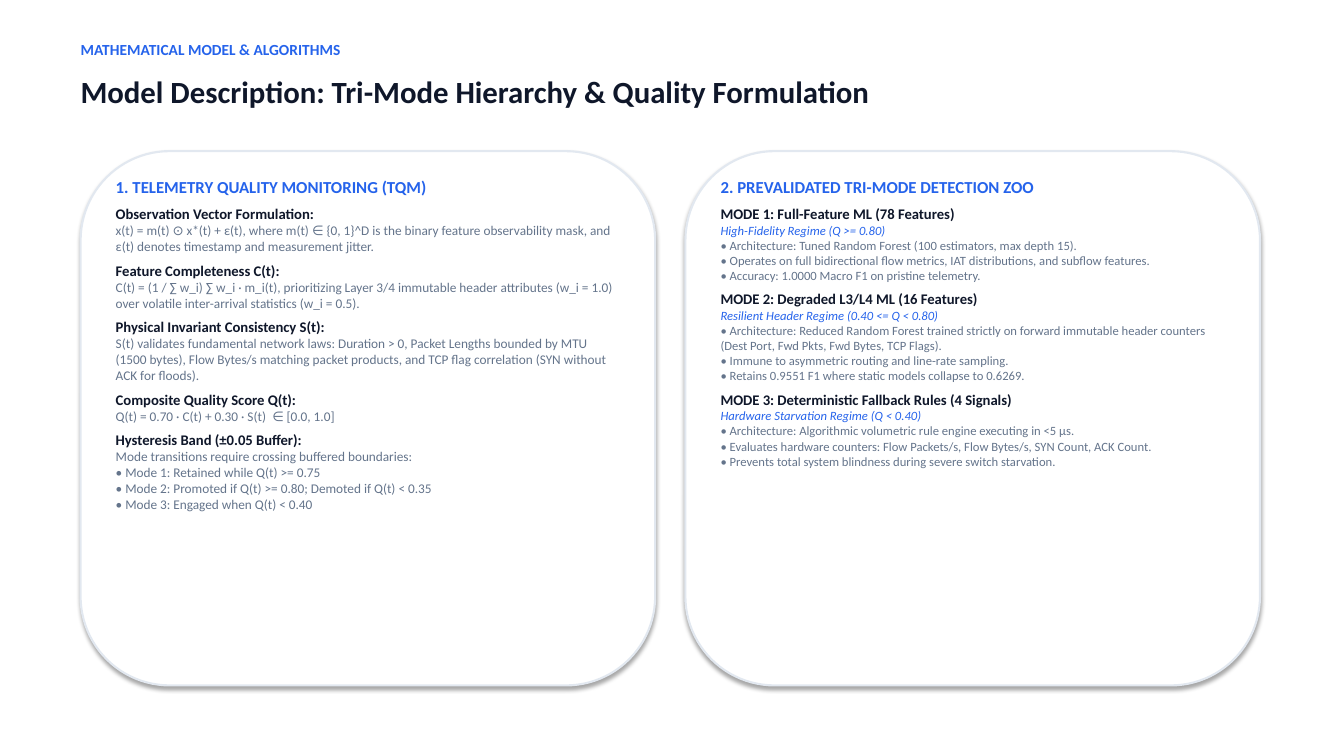
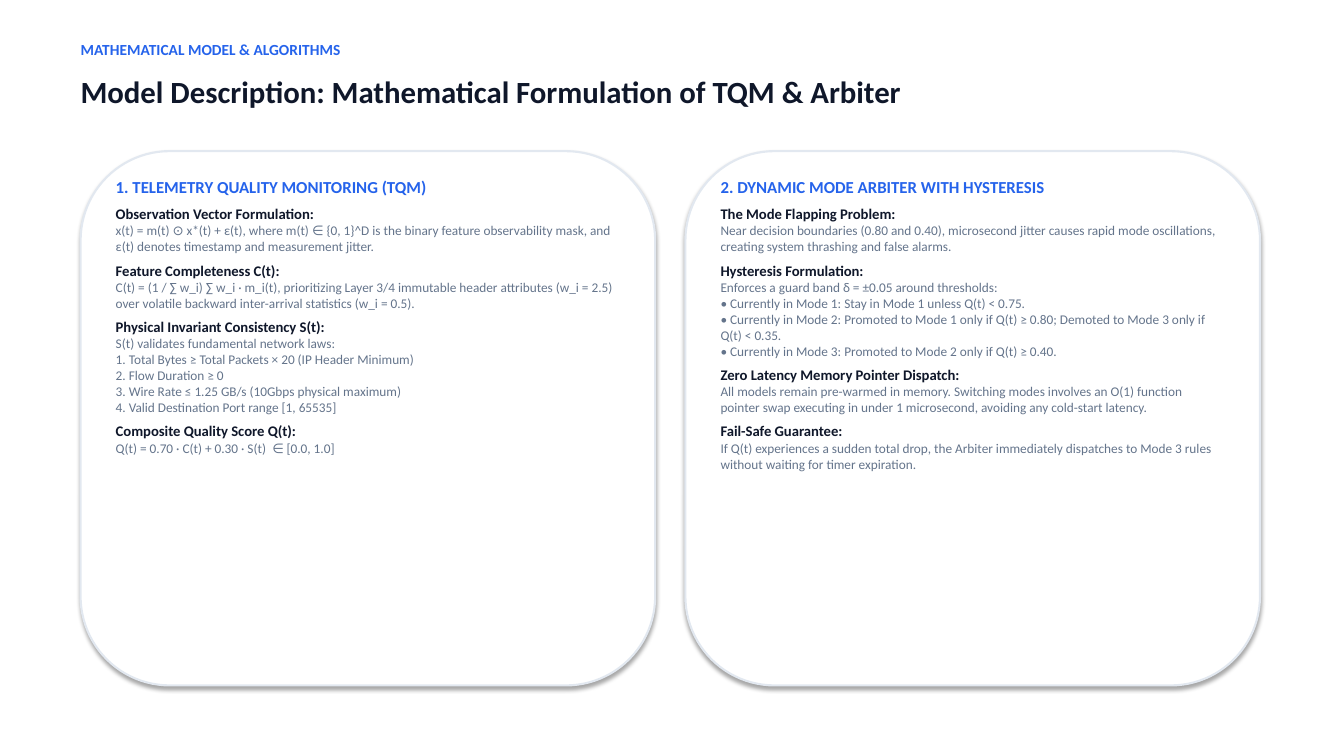
Before and after one commit to THARAKESHA/resilient-nidps, a slide deck: slide 8 of Telemetry_Aware_Resilient_NIDPS_Review1.pptx (slide 7 before the commit). Drawn at 1344x756 pixels with LibreOffice and Linux fonts; fonts in the diff are those of the drawing. Boxes give left, top, right and bottom in pixels: in the first picture for what was removed or moved away, otherwise in the second. Text is boxed around its words. In the diff, an @@ line names an element or a change of style, - is before the commit and + after.

```diff
--- a/Telemetry_Aware_Resilient_NIDPS_Review1.pptx
+++ b/Telemetry_Aware_Resilient_NIDPS_Review1.pptx
@@ text at [81, 81, 900, 108]: text changed @@
-Model Description: Tri-Mode Hierarchy & Quality Formulation
+Model Description: Mathematical Formulation of TQM & Arbiter
@@ text at [721, 182, 1215, 471]: text changed; size 9 to 9.5 pt @@
-2. PREVALIDATED TRI-MODE DETECTION ZOO
-MODE 1: Full-Feature ML (78 Features)
-High-Fidelity Regime (Q >= 0.80)
-• Architecture: Tuned Random Forest (100 estimators, max depth 15).
-• Operates on full bidirectional flow metrics, IAT distributions, and subflow features.
-• Accuracy: 1.0000 Macro F1 on pristine telemetry.
-MODE 2: Degraded L3/L4 ML (16 Features)
-Resilient Header Regime (0.40 <= Q < 0.80)
-• Architecture: Reduced Random Forest trained strictly on forward immutable header counters (Dest Port, Fwd Pkts, Fwd Bytes, TCP Flags).
-• Immune to asymmetric routing and line-rate sampling.
-• Retains 0.9551 F1 where static models collapse to 0.6269.
-MODE 3: Deterministic Fallback Rules (4 Signals)
-Hardware Starvation Regime (Q < 0.40)
-• Architecture: Algorithmic volumetric rule engine executing in <5 µs.
-• Evaluates hardware counters: Flow Packets/s, Flow Bytes/s, SYN Count, ACK Count.
-• Prevents total system blindness during severe switch starvation.
+2. DYNAMIC MODE ARBITER WITH HYSTERESIS
+The Mode Flapping Problem:
+Near decision boundaries (0.80 and 0.40), microsecond jitter causes rapid mode oscillations, creating system thrashing and false alarms.
+Hysteresis Formulation:
+Enforces a guard band δ = ±0.05 around thresholds:
+• Currently in Mode 1: Stay in Mode 1 unless Q(t) < 0.75.
+• Currently in Mode 2: Promoted to Mode 1 only if Q(t) ≥ 0.80; Demoted to Mode 3 only if Q(t) < 0.35.
+• Currently in Mode 3: Promoted to Mode 2 only if Q(t) ≥ 0.40.
+Zero Latency Memory Pointer Dispatch:
+All models remain pre-warmed in memory. Switching modes involves an O(1) function pointer swap executing in under 1 microsecond, avoiding any cold-start latency.
+Fail-Safe Guarantee:
+If Q(t) experiences a sudden total drop, the Arbiter immediately dispatches to Mode 3 rules without waiting for timer expiration.
@@ text at [116, 282, 613, 310]: text changed @@
-C(t) = (1 / ∑ w_i) ∑ w_i · m_i(t), prioritizing Layer 3/4 immutable header attributes (w_i = 1.0) over volatile inter-arrival statistics (w_i = 0.5).
+C(t) = (1 / ∑ w_i) ∑ w_i · m_i(t), prioritizing Layer 3/4 immutable header attributes (w_i = 2.5) over volatile backward inter-arrival statistics (w_i = 0.5).
@@ text at [116, 338, 414, 414]: text changed @@
-S(t) validates fundamental network laws: Duration > 0, Packet Lengths bounded by MTU (1500 bytes), Flow Bytes/s matching packet products, and TCP flag correlation (SYN without ACK for floods).
+S(t) validates fundamental network laws:
+1. Total Bytes ≥ Total Packets × 20 (IP Header Minimum)
+2. Flow Duration ≥ 0
+3. Wire Rate ≤ 1.25 GB/s (10Gbps physical maximum)
+4. Valid Destination Port range [1, 65535]
@@ text at [116, 434, 431, 511]: paragraphs removed @@
-Hysteresis Band (±0.05 Buffer):
-Mode transitions require crossing buffered boundaries:
-• Mode 1: Retained while Q(t) >= 0.75
-• Mode 2: Promoted if Q(t) >= 0.80; Demoted if Q(t) < 0.35
-• Mode 3: Engaged when Q(t) < 0.40
```
Also in this commit, not shown: 4 other slides changed, 3 slides added, 1 other file.
